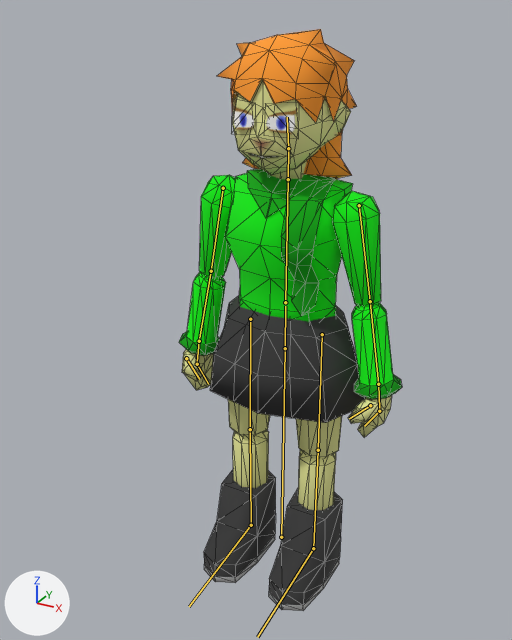
The glTF model gfx/models/characters/rastera.glb as it was, and as the next commit left it.
The view is the same before and after, from a camera (50 mm lens) standing at (3.49, -7.09, 7.01) and looking at (-0.2, -0.38, 3.65). Every picture has the same lights, and +X, +Y and +Z are marked at lower left. The bones that bend it are drawn over the model as lines. Mesh edges are drawn as thin lines.

The first picture shows 'rastera'.
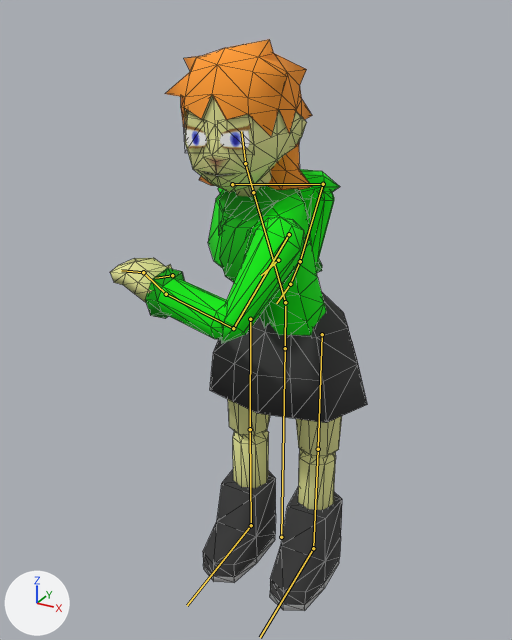
The newer file adds an action. The first version stands in its rest pose; the second is drawn at frame 8 of the action 'attack'.

The edits, one by one:
Bone 'spine' (bone_spine) turns from (0, 0, 0) to (22, -40, -6) degrees about its own x, y and z.
Bone 'arm.r' (bone_arm_r) turns from (0, 0, 0) to (-83, 23, -16) degrees about its own x, y and z.
Bone 'forearm.r' (bone_forearm_r) turns from (0, 0, 0) to (109, -30, -12) degrees about its own x, y and z.
Bone 'hand.r' (bone_hand_r) turns from (0, 0, 0) to (5, 46, -11) degrees about its own x, y and z.
Bone 'arm.l' (bone_arm_l) turns from (0, 0, 0) to (62, -22, -18) degrees about its own x, y and z.
Bone 'forearm.l' (bone_forearm_l) turns from (0, 0, 0) to (6, 51, -85) degrees about its own x, y and z.
Bone 'hand.l' (bone_hand_l) turns from (0, 0, 0) to (75, 62, 92) degrees about its own x, y and z.
Bone 'head' (bone_head) turns from (0, 0, 0) to (-23, 42, -16) degrees about its own x, y and z.
Bone 'thigh.l' (bone_thigh_l) turns from (0, 0, 0) to (0, -1, 0) degrees about its own x, y and z.
Bone 'calf.l' (bone_calf_l) turns from (0, 0, 0) to (1, 0, -1) degrees about its own x, y and z.

Where the change shows, as pixel boxes (x1, y1, x2, y2) in the pictures (512 x 640 px):
'rastera', posed (15% wider)
    before: (179, 29, 402, 611)
    after: (110, 39, 367, 611)
bone 'spine', root to tip
    before: (285, 302) to (288, 179)
    after: (285, 302) to (253, 192)
bone 'arm.r', root to tip
    before: (223, 188) to (211, 271)
    after: (232, 184) to (323, 184)
bone 'forearm.r', root to tip
    before: (211, 271) to (199, 341)
    after: (323, 184) to (300, 261)
bone 'hand.r', root to tip
    before: (199, 341) to (197, 362)
    after: (300, 261) to (291, 281)
bone 'arm.l', root to tip
    before: (359, 205) to (370, 301)
    after: (289, 234) to (233, 328)
bone 'forearm.l', root to tip
    before: (370, 301) to (378, 384)
    after: (233, 328) to (166, 294)
bone 'hand.l', root to tip
    before: (378, 384) to (379, 408)
    after: (166, 294) to (145, 274)
bone 'head', root to tip
    before: (288, 148) to (287, 117)
    after: (245, 163) to (241, 131)
bone 'thigh.l', root to tip
    before: (322, 334) to (318, 450)
    after: (322, 334) to (318, 449)
bone 'calf.l', root to tip
    before: (318, 450) to (313, 548)
    after: (318, 449) to (313, 548)
